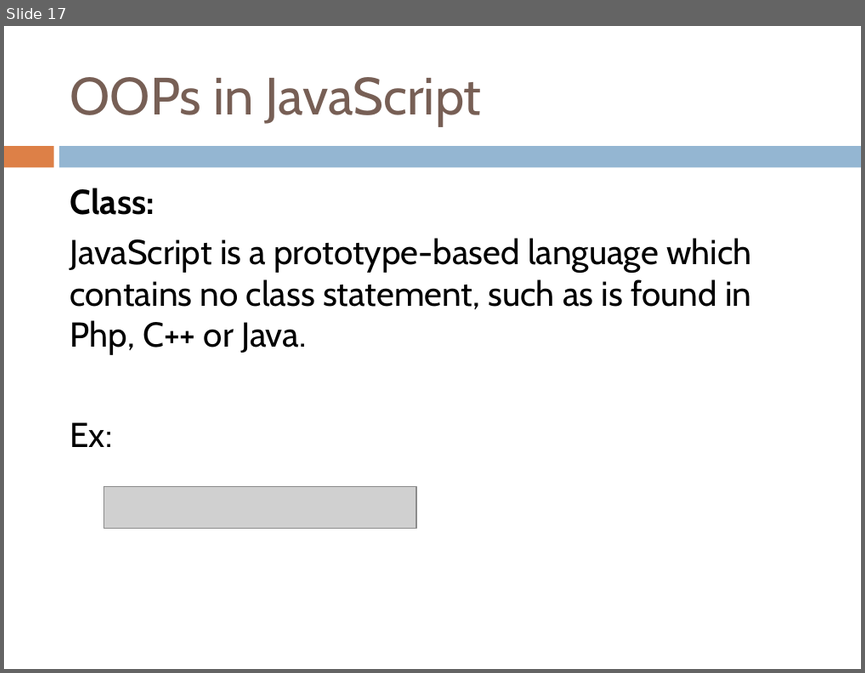
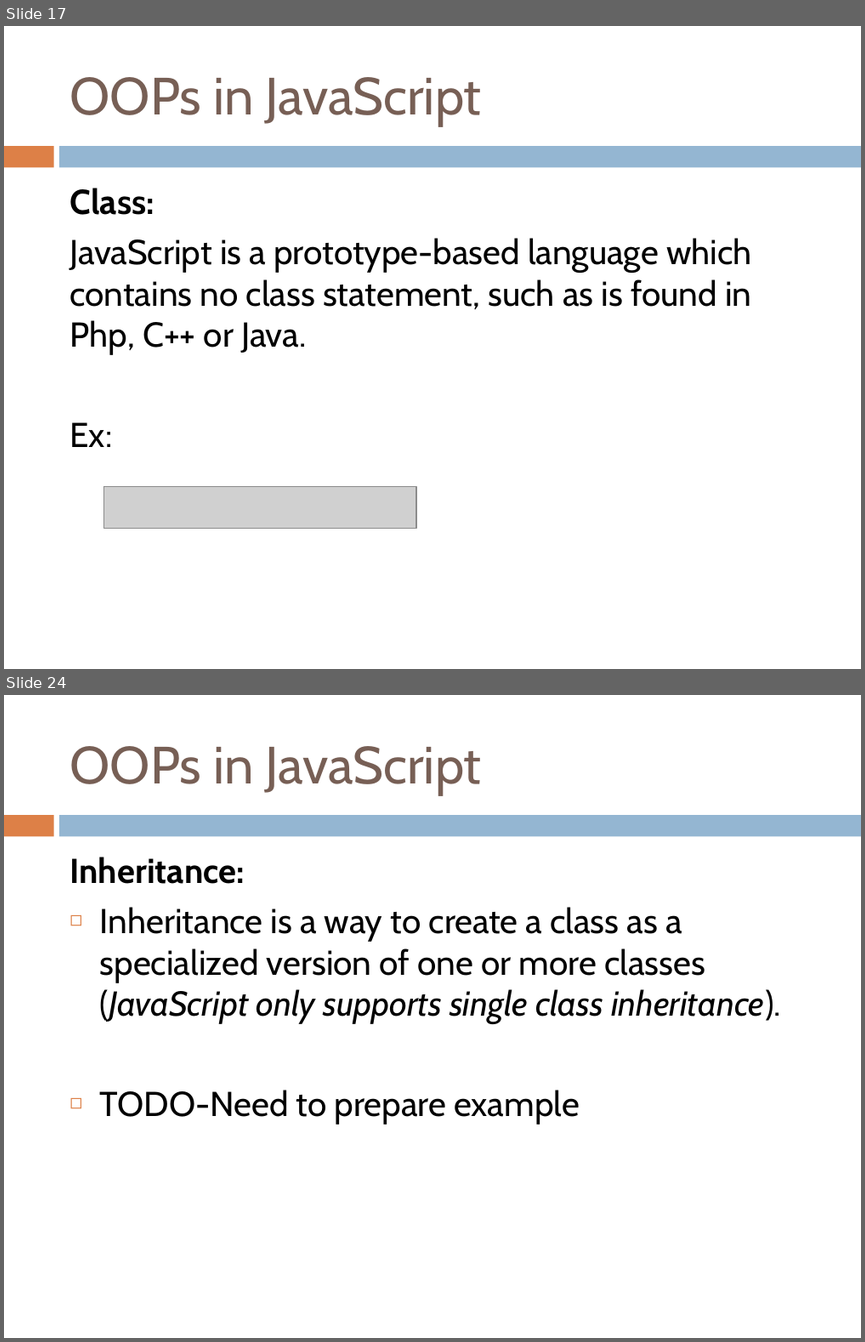
Before and after one commit to yedukondalurd/PPT, a slide deck: Advanced Javascript.pptx. Shown one above the other, each under a label of ours: slide 17 before the commit, slides 17 and 24 after it; the slides between them are not shown. The pictures are 865x673 and 865x1342 pixels, drawn with LibreOffice and Linux fonts; fonts in the diff are those of the drawing; grey boxes stand for pictures. Boxes give left, top, right and bottom in pixels: in the first picture for what was removed or moved away, otherwise in the second. Text is boxed around its words. In the diff, an @@ line names an element or a change of style, - is before the commit and + after.

```diff
--- a/Advanced Javascript.pptx
+++ b/Advanced Javascript.pptx
@@ slide 24 added at (x1=4, y1=695, x2=861, y2=1338), background #FFFFFF; not listed: 2 template elements that a slide beside it also shows @@
@@ title added at (x1=69, y1=746, x2=482, y2=795), 44 pt, text #775F55 @@
+OOPs in JavaScript
@@ text added at (x1=69, y1=857, x2=781, y2=1123), 29 pt, text #000000 @@
+Inheritance:
+◻ Inheritance is a way to create a class as a specialized version of one or more classes (JavaScript only supports single class inheritance).
+◻ TODO-Need to prepare example
```
Also in this commit, not shown: 3 slides changed, 12 other slides added, 1 other file.
